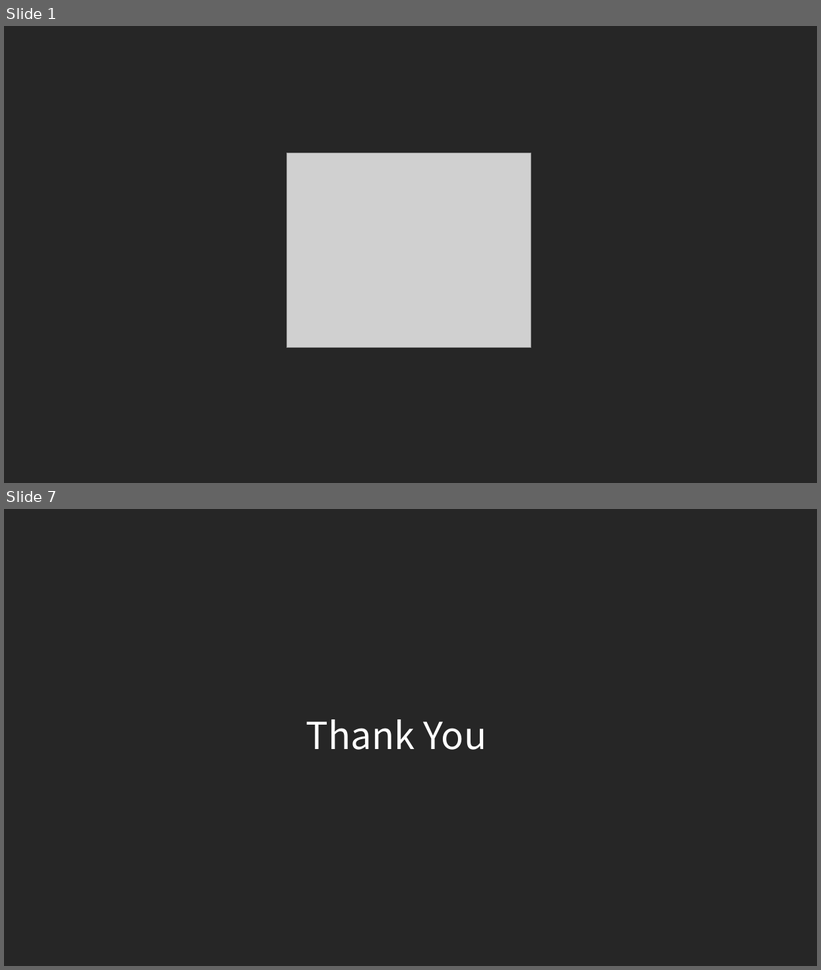
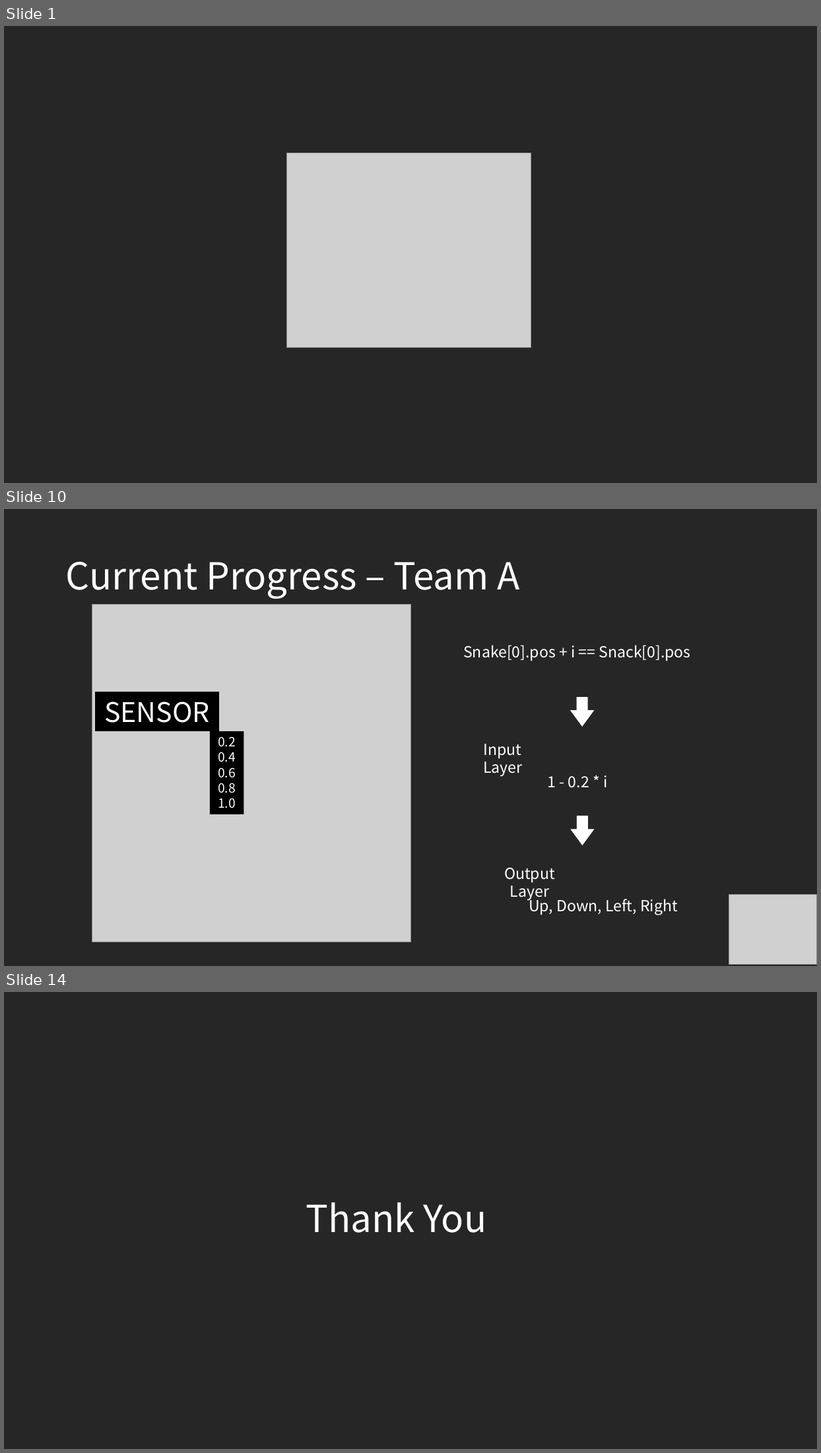
Before and after one commit to commadev/commadev.github.io, a slide deck: assets/documents/190411 Snake.pptx. Shown one above the other, each under a label of ours: slides 1 and 7 before the commit, slides 1, 10 and 14 after it; the slides between them are not shown. The pictures are 821x970 and 821x1453 pixels, drawn with LibreOffice and Linux fonts; fonts in the diff are those of the drawing; grey boxes stand for pictures. Boxes give left, top, right and bottom in pixels: in the first picture for what was removed or moved away, otherwise in the second. Text is boxed around its words. In the diff, an @@ line names an element or a change of style, - is before the commit and + after.

```diff
--- a/assets/documents/190411 Snake.pptx
+++ b/assets/documents/190411 Snake.pptx
@@ slide 10 added at [4,509,817,966], background #262626 @@
@@ title added at [66,562,519,599], 44 pt, text #FFFFFF @@
+Current Progress – Team A
@@ picture added at [92,604,411,942] @@
@@ text added at [463,645,690,661], 18 pt, text #FFFFFF @@
+Snake[0].pos + i == Snack[0].pos
@@ rectangle added at [96,692,218,731], fill #000000, outline #000000 0.75 pt, 32 pt, text #FFFFFF @@
+SENSOR
@@ right arrow added at [570,697,594,726], fill #FFFFFF @@
@@ rectangle added at [210,731,244,815], fill #000000, 15 pt, text #FFFFFF @@
+0.2
+0.4
+0.6
+0.8
+1.0
@@ text added at [483,744,522,777], 18 pt, text #FFFFFF @@
+Input Layer
@@ text added at [548,776,607,788], 18 pt, text #FFFFFF @@
+1 - 0.2 * i
@@ right arrow added at [570,816,594,846], fill #FFFFFF @@
@@ text added at [504,867,555,901], 18 pt, text #FFFFFF @@
+Output Layer
@@ text added at [529,896,678,916], 18 pt, text #FFFFFF @@
+Up, Down, Left, Right
@@ picture added at [729,895,817,965] @@
@@ what was slide 7 is now slide 14 @@
```
Also in this commit, not shown: 2 slides changed, 9 other slides added, 3 slides removed.
